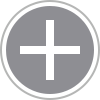
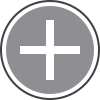
Revision of a layered (100, 100) image; what changed, layer by layer:
painted on "Border" over [0, 0, 100, 100]
